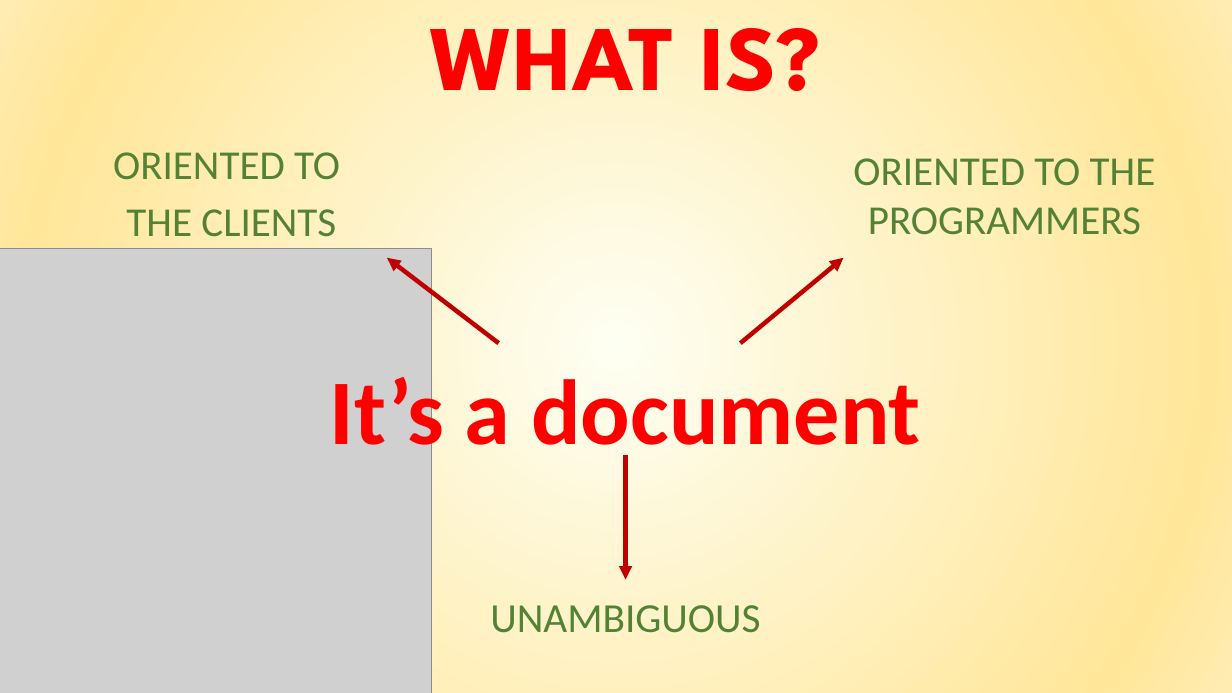
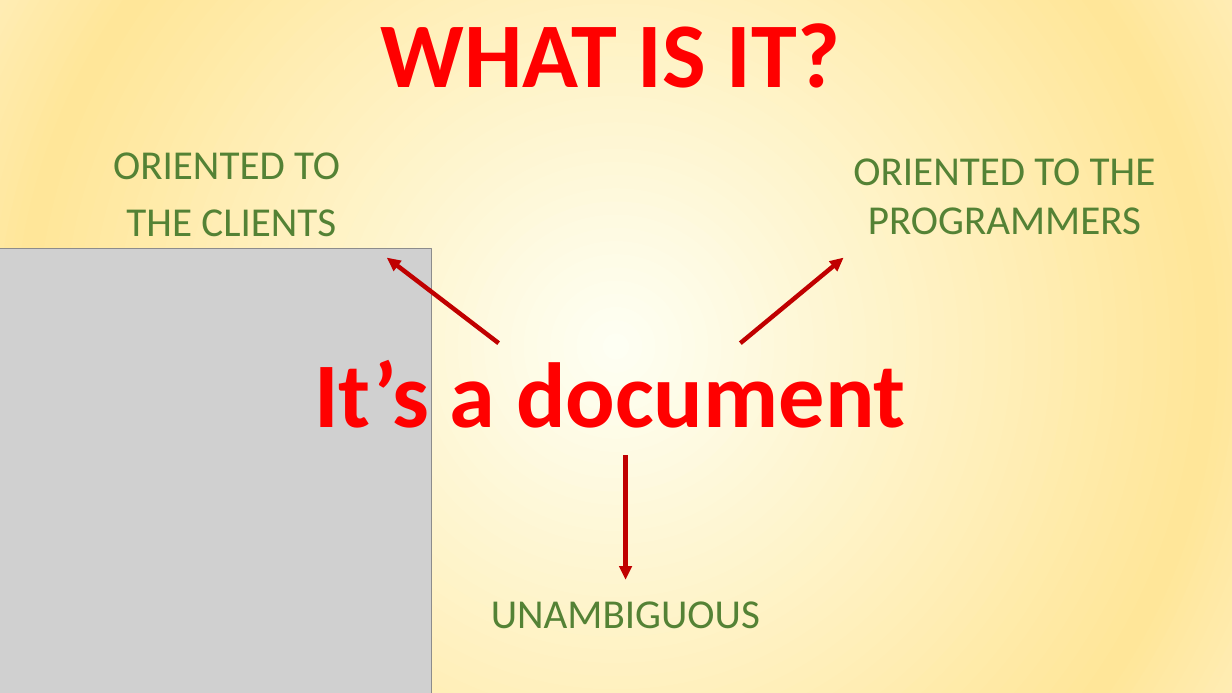
Before and after one commit to giuseppemanzi/manzinicolini, a slide deck: slide 3 of All/final presentation/Final presentation.pptx. Drawn at 1232x693 pixels with LibreOffice and Linux fonts; fonts in the diff are those of the drawing; grey boxes stand for pictures. Boxes give left, top, right and bottom in pixels: in the first picture for what was removed or moved away, otherwise in the second. Text is boxed around its words. In the diff, an @@ line names an element or a change of style, - is before the commit and + after.

```diff
--- a/All/final presentation/Final presentation.pptx
+++ b/All/final presentation/Final presentation.pptx
@@ text at (380, 23, 840, 88): text changed; font League Spartan to Calibri @@
-WHAT IS?
+WHAT IS IT?
@@ text "It’s a document" rewrapped from (330, 367, 921, 466) to (314, 360, 906, 428) @@
@@ text "UNAMBIGUOUS" at (491, 601, 760, 629): size 32.2 to 32 pt; line spacing 0.9 to 0.8 @@
```
Also in this commit, not shown: 16 other slides changed, 12 slides added, 6 slides removed, 10 other files.
